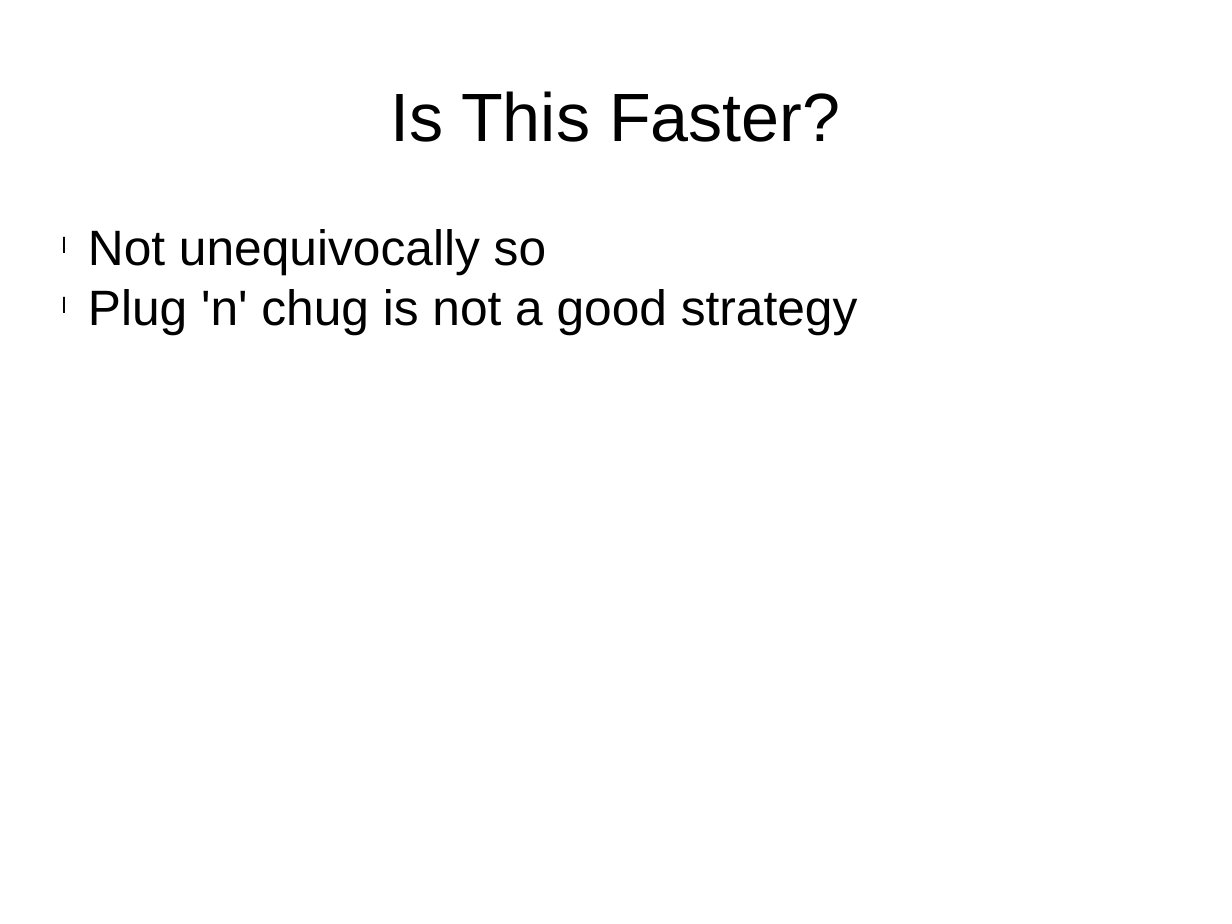
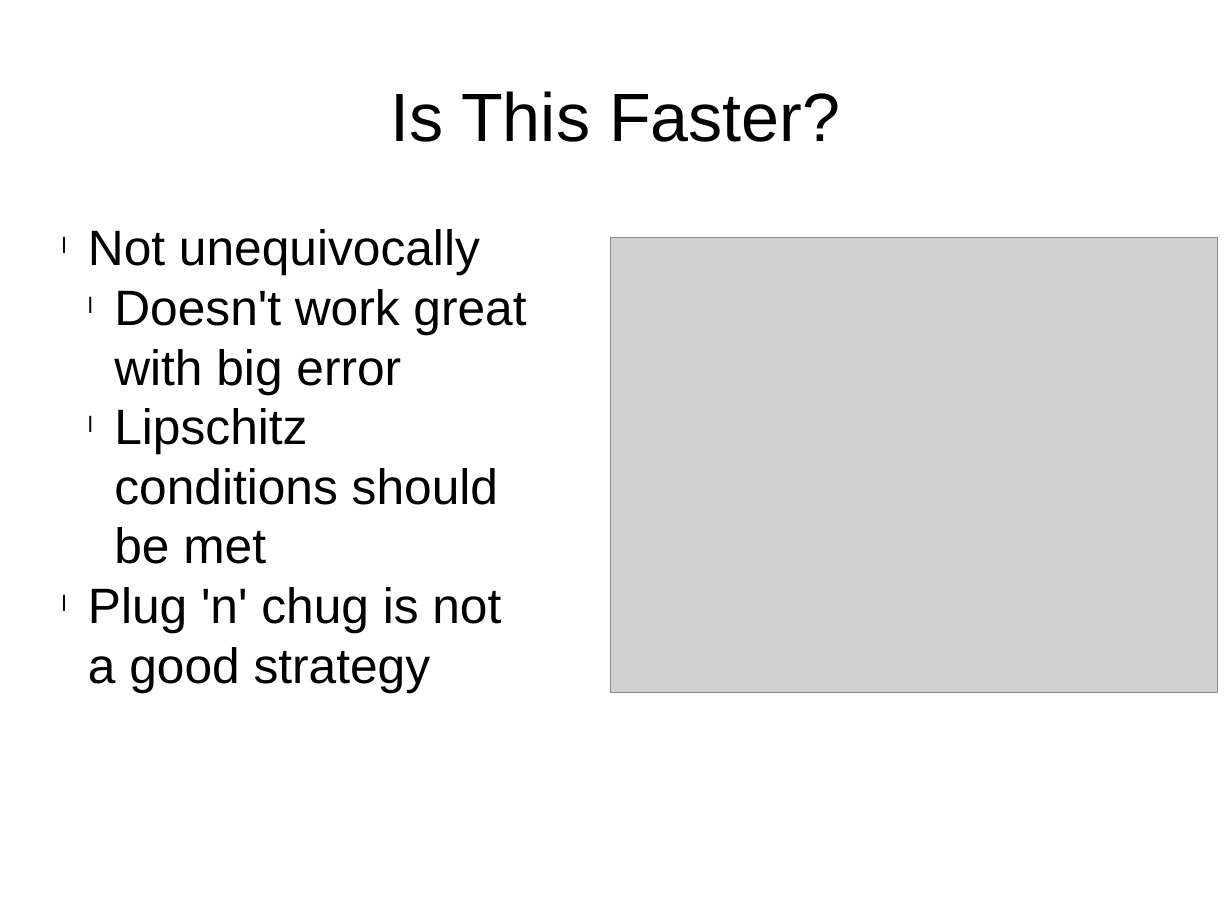
Before and after one commit to HaroldRKingsberg/MLMC, a slide deck: slide 12 of docs/final_presentation.pptx. Drawn at 1232x924 pixels with LibreOffice and Linux fonts; fonts in the diff are those of the drawing; grey boxes stand for pictures. Boxes give left, top, right and bottom in pixels: in the first picture for what was removed or moved away, otherwise in the second. Text is boxed around its words. In the diff, an @@ line names an element or a change of style, - is before the commit and + after.

```diff
--- a/docs/final_presentation.pptx
+++ b/docs/final_presentation.pptx
@@ text at (x1=88, y1=229, x2=526, y2=564): text changed @@
-l Not unequivocally so
+l Not unequivocally
+  l Doesn't work great with big error
+  l Lipschitz conditions should be met
@@ picture added at (x1=610, y1=237, x2=1219, y2=693) @@
```
Also in this commit, not shown: 5 other slides changed.
